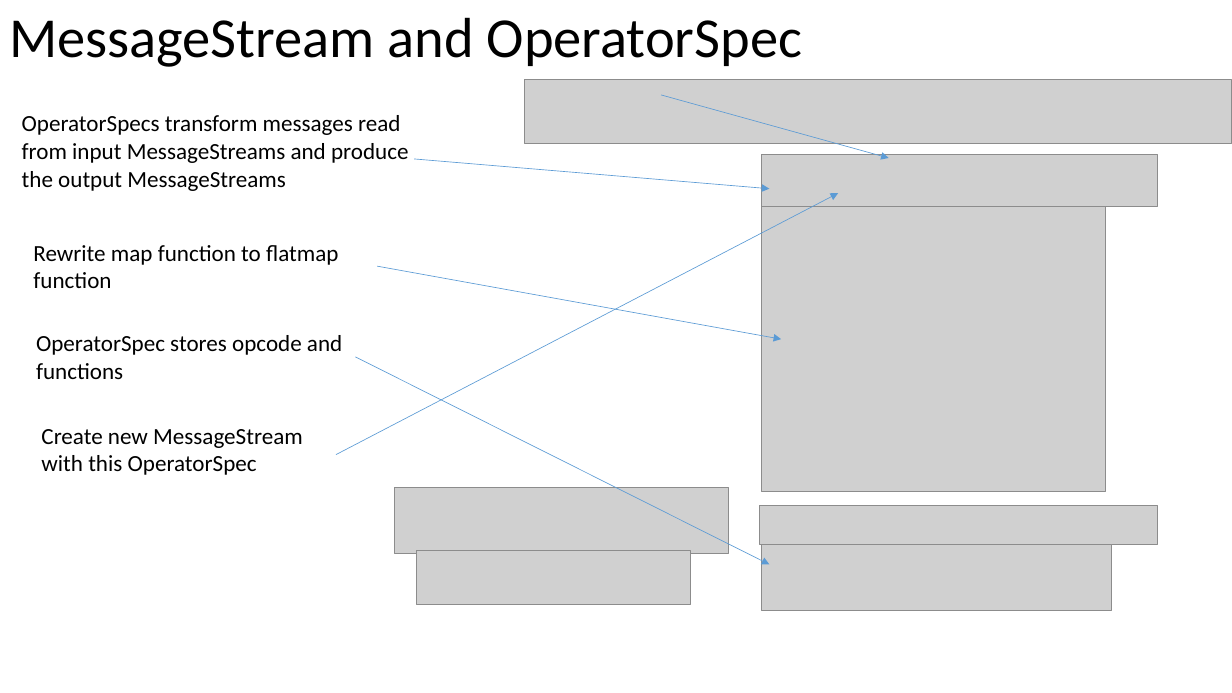
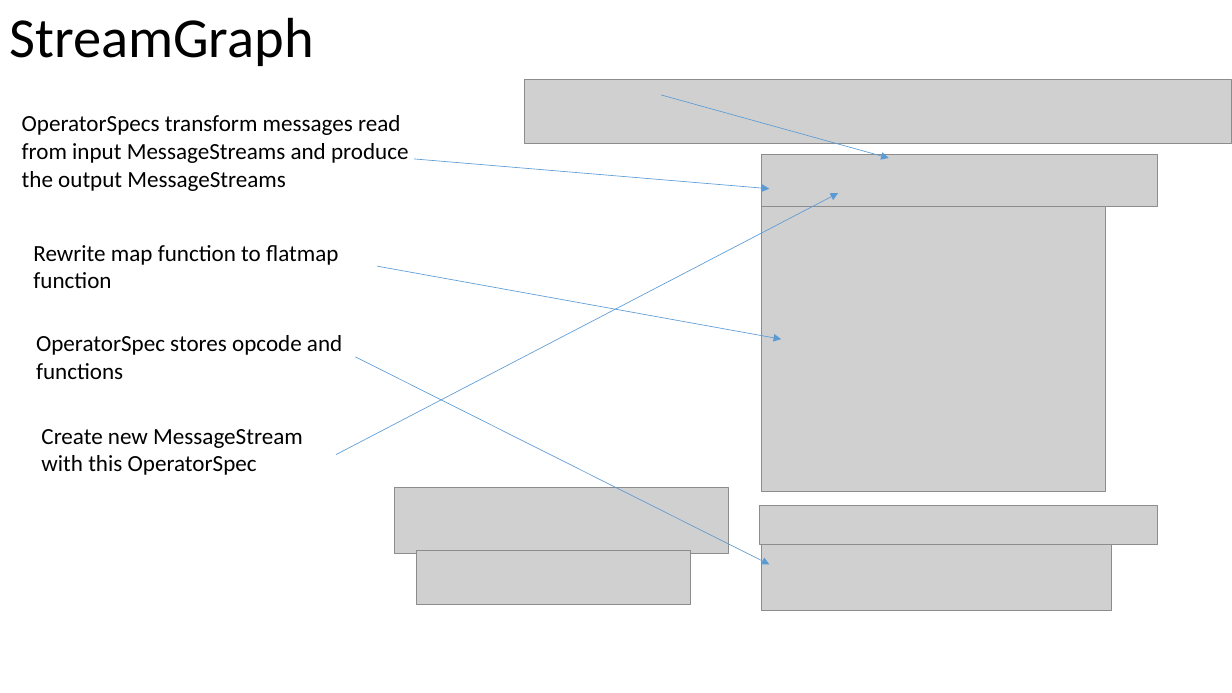
Before and after one commit to Swrrt/Samza-Documents, a slide deck: slide 34 of Documentation/SamzaStructure.pptx (slide 32 before the commit). Drawn at 1232x693 pixels with LibreOffice and Linux fonts; fonts in the diff are those of the drawing; grey boxes stand for pictures. Boxes give left, top, right and bottom in pixels: in the first picture for what was removed or moved away, otherwise in the second. Text is boxed around its words. In the diff, an @@ line names an element or a change of style, - is before the commit and + after.

```diff
--- a/Documentation/SamzaStructure.pptx
+++ b/Documentation/SamzaStructure.pptx
@@ title at bbox=[9, 17, 313, 66]: text changed @@
-MessageStream and OperatorSpec
+StreamGraph
```
Also in this commit, not shown: 8 other slides changed, 5 slides added, 1 slide removed.
